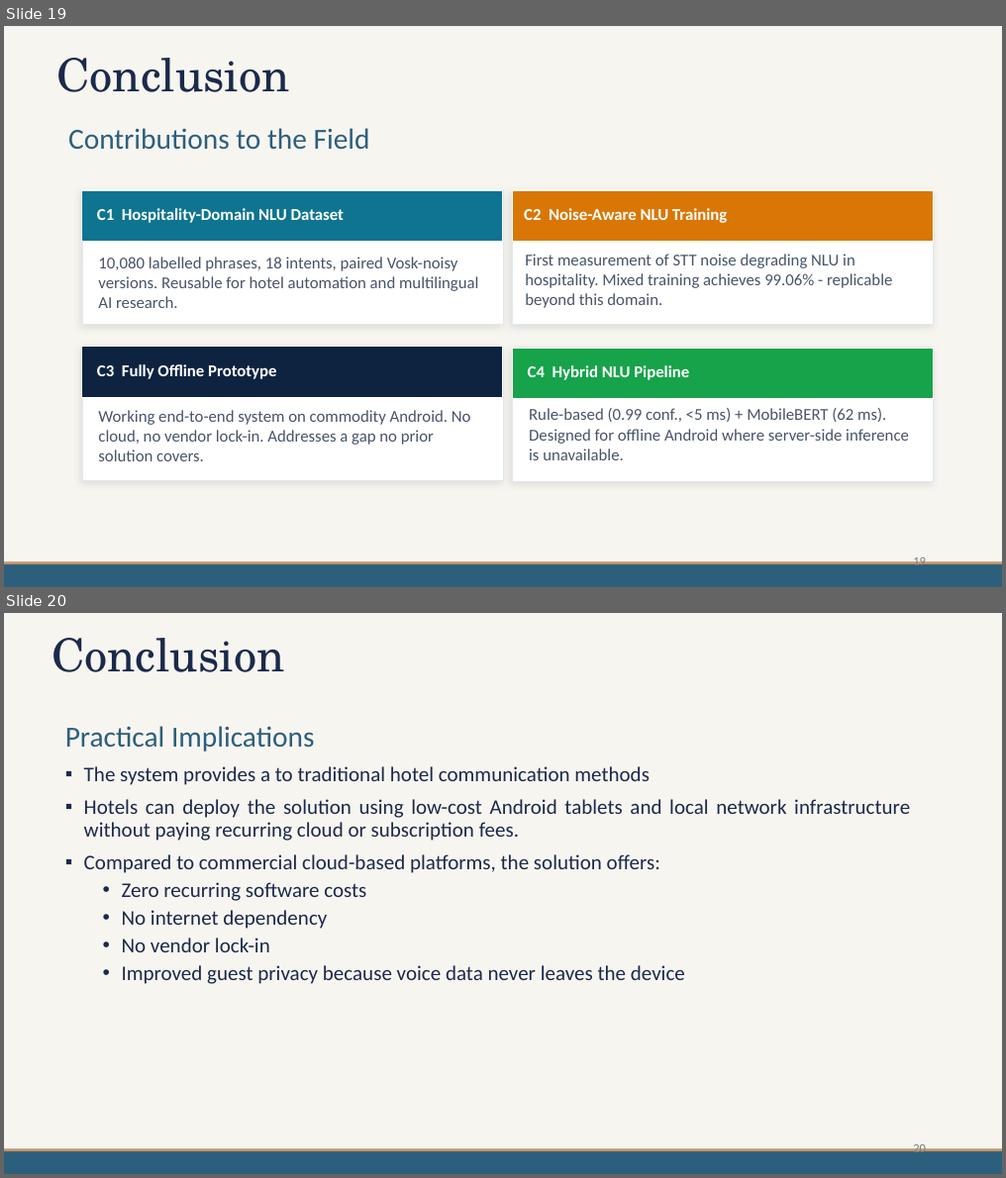
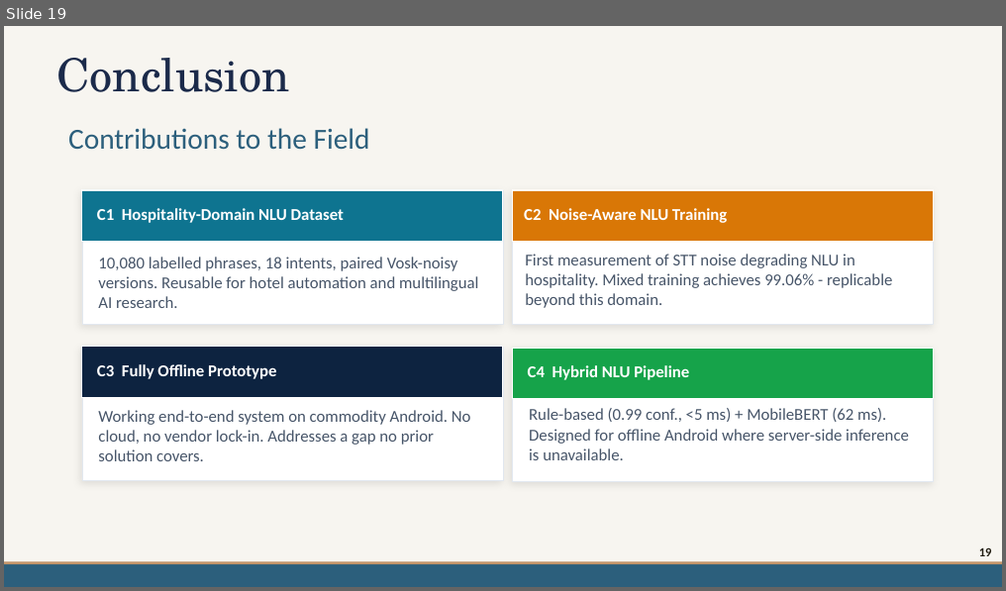
Before and after one commit to mdpw/msc-research, a slide deck: documents/Viva Presentation.pptx. Shown one above the other, each under a label of ours: slides 19 and 20 before the commit, slide 19 after it. The pictures are 1006x1178 and 1006x591 pixels, drawn with LibreOffice and Linux fonts; fonts in the diff are those of the drawing; background and template pictures are left out. Boxes give left, top, right and bottom in pixels: in the first picture for what was removed or moved away, otherwise in the second. Text is boxed around its words. In the diff, an @@ line names an element or a change of style, - is before the commit and + after.

```diff
--- a/documents/Viva Presentation.pptx
+++ b/documents/Viva Presentation.pptx
@@ slide 20 removed at <box>4,613,1002,1174</box>, background picture (left out); not listed: 2 template elements that a slide beside it also shows @@
@@ title removed at <box>52,638,284,672</box> @@
-Conclusion
@@ text removed at <box>65,726,910,984</box> @@
-Practical Implications
-▪ The system provides a to traditional hotel communication methods
-▪ Hotels can deploy the solution using low-cost Android tablets and local network infrastructure without paying recurring cloud or subscription fees.
-▪ Compared to commercial cloud-based platforms, the solution offers:
-  • Zero recurring software costs
-  • No internet dependency
-  • No vendor lock-in
-  • Improved guest privacy because voice data never leaves the device
@@ page number removed at <box>913,1143,926,1157</box> @@
-20
@@ slide 19 changed as well @@
@@ page number: place and size @@
-page number at <box>913,556,926,570</box>
+page number at <box>979,548,992,557</box>
@@ page number at <box>979,548,992,557</box>: text colour #7A7D86 to #201C11, bold on @@
```
Also in this commit, not shown: 19 other slides changed.
